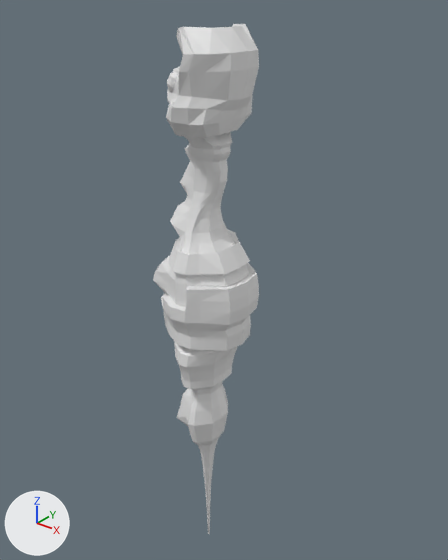
The Blender file Shifting tides/Assets/Resources/Prefabs/BlenderImport/Yi.blend, before and after one commit.
Rendered twice from a camera (50 mm lens) standing at (26.0, -30.3, 15.2) and looking at (-2.3, 5.1, -6.7). Lighting does not change. The marker at lower left points along +X, +Y and +Z.

The scene before the commit, as lines of its bpy script (objects in view):
```python
ob_bakcgem = bpy.data.objects.new('BakcGem', me_cylinder_010)
ob_bakcgem.location = (0.52, -0.01, 9.81)
ob_bakcgem.scale = (2.33, 2.33, 2.24)
ob_bellyguard = bpy.data.objects.new('BellyGuard', me_cylinder_004)
ob_bellyguard.location = (0.52, -0.01, 9.81)
ob_bellyhitbox = bpy.data.objects.new('BellyHitBox', me_cylinder_003)
ob_bellyhitbox.location = (0.52, -0.01, 9.81)
ob_body = bpy.data.objects.new('Body', me_cylinder_015)
ob_body.location = (0.52, -0.01, 9.81)
ob_collarguard = bpy.data.objects.new('CollarGuard', me_cylinder_006)
ob_collarguard.location = (0.52, -0.01, 9.81)
ob_collarhitbox = bpy.data.objects.new('CollarHitBox', me_cylinder_002)
ob_collarhitbox.location = (0.52, -0.01, 9.81)
ob_eyegem = bpy.data.objects.new('EyeGem', me_cylinder_008)
ob_eyegem.location = (0.52, -0.01, 9.81)
ob_eyegem.scale = (1.0, 1.0, 1.0)
ob_mouthguard = bpy.data.objects.new('MouthGuard', me_cylinder_016)
ob_mouthguard.location = (-2.91, -0.01, 10.06)
ob_mouthguard.scale = (2.33, 2.33, 2.83)
ob_neckgem = bpy.data.objects.new('NeckGem', me_cylinder_007)
ob_neckgem.location = (0.52, -0.01, 9.81)
```
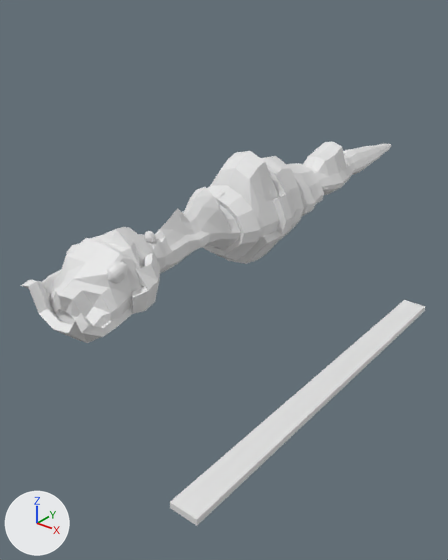
Diff of the bpy script that builds the scene:
```diff
--- a/Shifting tides/Assets/Resources/Prefabs/BlenderImport/Yi.blend.py
+++ b/Shifting tides/Assets/Resources/Prefabs/BlenderImport/Yi.blend.py
@@ me_cylinder_015 @@
-me_cylinder_015.from_pydata(...)  # 770 vertices, 758 faces; spans x -4.9..2.9, y -3.0..3.0, z -38.9..2.5
+me_cylinder_015.from_pydata(...)  # 784 vertices, 772 faces; spans x -4.9..2.9, y -3.0..3.0, z -38.9..2.5
+# me_cylinder_015 part 1
+# 6 vertices are removed from x -0.5..-0.3, y -0.1..0.3, z -38.9..-34.2
+# 38 faces are deleted
+# 3 vertices in x -0.5..-0.4, y -1.1..-0.2, z -36.2..-28.1 move by (-0.1, -0.5, 0.0)
+# 3 vertices in x -1.2..-0.6, y 0.1..0.5, z -36.2..-28.1 move by (-0.5, 0.2, 0.0)
+# 3 vertices in x -0.5, y 0.3..0.6, z -34.2..-30.4 move by (-0.1, 0.8, 0.0)
+# 94 vertices move from x -1.3..0.3, y -1.1..1.1, z -38.9..-28.1 to x -1.9..0.5, y -1.5..1.6, z -38.9..-28.1
+# 20 vertices are added at x -1.1..0.1, y -1.1..0.8, z -38.9..-32.6
+# 52 new faces join them
+# me_cylinder_015 part 2
+# 10 vertices in x -1.0..1.0, y -1.2..-0.6, z -8.3..-4.4 move by (0.0, -0.1, 0.0)
+# 9 vertices in x -1.0..1.0, y 0.6..1.2, z -8.3..-4.4 move by (0.0, 0.1, 0.0)
+# 9 vertices in x -0.7..0.5, y 0.8..1.0, z -7.8..-4.7 move by (0.0, 0.3, 0.0)
+# 9 vertices in x -0.7..0.5, y -1.0..-0.8, z -7.8..-4.7 move by (0.0, -0.3, 0.0)
+# 8 vertices in x -1.0..0.5, y 0.6..1.1, z -8.3..-4.4 move by (0.0, 0.2, 0.0)
+# 7 vertices in x -1.0..0.5, y -1.1..-0.6, z -8.3..-4.7 move by (0.0, -0.2, 0.0)
+# me_cylinder_015 part 3
+# 27 vertices move from x -0.1..2.2, y -1.6..1.6, z 1.7..2.1 to x 0.0..2.8, y -2.0..2.0, z 1.7..2.1
@@ ob_bakcgem @@
 ob_bakcgem = bpy.data.objects.new('BakcGem', me_cylinder_010)
-ob_bakcgem.location = (0.52, -0.01, 9.81)
+ob_bakcgem.location = (-0.02, -9.99, -0.12)
+ob_bakcgem.rotation_euler = (1.801, 1.651, 0.231)  # degrees (103, 95, 13)
 ob_bakcgem.scale = (2.33, 2.33, 2.24)
@@ ob_eyegem @@
 ob_eyegem = bpy.data.objects.new('EyeGem', me_cylinder_008)
-ob_eyegem.location = (0.52, -0.01, 9.81)
+ob_eyegem.location = (-0.05, -9.82, -0.52)
+ob_eyegem.rotation_euler = (1.571, 1.649, 0.0)  # degrees (90, 94, 0)
 ob_eyegem.scale = (1.0, 1.0, 1.0)
@@ ob_neckgem @@
 ob_neckgem = bpy.data.objects.new('NeckGem', me_cylinder_007)
-ob_neckgem.location = (0.52, -0.01, 9.81)
+ob_neckgem.location = (-0.05, -9.82, -0.52)
+ob_neckgem.rotation_euler = (1.571, 1.649, 0.0)  # degrees (90, 94, 0)
@@ ob_collarguard @@
 ob_collarguard = bpy.data.objects.new('CollarGuard', me_cylinder_006)
-ob_collarguard.location = (0.52, -0.01, 9.81)
+ob_collarguard.location = (-0.05, -9.82, -0.52)
+ob_collarguard.rotation_euler = (1.571, 1.649, 0.0)  # degrees (90, 94, 0)
@@ ob_bellyguard @@
 ob_bellyguard = bpy.data.objects.new('BellyGuard', me_cylinder_004)
-ob_bellyguard.location = (0.52, -0.01, 9.81)
+ob_bellyguard.location = (-0.05, -9.82, -0.52)
+ob_bellyguard.rotation_euler = (1.571, 1.649, 0.0)  # degrees (90, 94, 0)
@@ ob_bellyhitbox @@
 ob_bellyhitbox = bpy.data.objects.new('BellyHitBox', me_cylinder_003)
-ob_bellyhitbox.location = (0.52, -0.01, 9.81)
+ob_bellyhitbox.location = (-0.05, -9.82, -0.52)
+ob_bellyhitbox.rotation_euler = (1.571, 1.649, 0.0)  # degrees (90, 94, 0)
@@ ob_collarhitbox @@
 ob_collarhitbox = bpy.data.objects.new('CollarHitBox', me_cylinder_002)
-ob_collarhitbox.location = (0.52, -0.01, 9.81)
+ob_collarhitbox.location = (-0.05, -9.82, -0.52)
+ob_collarhitbox.rotation_euler = (1.571, 1.649, 0.0)  # degrees (90, 94, 0)
@@ ob_mouthguard @@
 ob_mouthguard = bpy.data.objects.new('MouthGuard', me_cylinder_016)
-ob_mouthguard.location = (-2.91, -0.01, 10.06)
+ob_mouthguard.location = (0.22, -10.07, 2.89)
+ob_mouthguard.rotation_euler = (1.571, 1.649, 0.0)  # degrees (90, 94, 0)
 ob_mouthguard.scale = (2.33, 2.33, 2.83)
@@ ob_body @@
 ob_body = bpy.data.objects.new('Body', me_cylinder_015)
-ob_body.location = (0.52, -0.01, 9.81)
+ob_body.location = (-0.05, -9.82, -0.52)
+ob_body.rotation_euler = (1.571, 1.649, 0.0)  # degrees (90, 94, 0)
@@ ob_cube @@
+ob_cube = bpy.data.objects.new('Cube', me_cube)  # a box spanning x -1.0..1.0, y -1.0..1.0, z -1.0..1.0
+ob_cube.location = (8.42, 3.66, -11.36)
+ob_cube.scale = (1.0, 15.6, 0.234)
```

What differs and where, as boxes (x1, y1, x2, y2) in the pictures (448 x 560 px; the box of a moved part takes in the faces that stretch with it):
'Body', reshaped, moved, turned
    before: (153, 66, 249, 534)
    after: (50, 142, 391, 328)
'MouthGuard', moved, turned
    before: (166, 24, 259, 138)
    after: (21, 253, 161, 343)
'Cube', added
    after: (170, 300, 425, 525)
'BellyGuard', moved, turned
    before: (161, 263, 259, 351)
    after: (225, 156, 304, 264)
'CollarGuard', moved, turned
    before: (168, 230, 250, 275)
    after: (202, 185, 261, 261)
'EyeGem', moved, turned
    before: (167, 72, 177, 93)
    after: (66, 244, 128, 283)
'NeckGem', moved, turned (not visible before)
    after: (145, 231, 155, 243)
'CollarHitBox', moved, turned
    before: (179, 234, 237, 275)
    after: (220, 204, 239, 245)
'BakcGem', moved, turned (not visible before)
    after: (215, 191, 226, 205)
'BellyHitBox', moved, turned (not visible before)
    after: (265, 198, 277, 237)
part 1 of me_cylinder_015, moved or reshaped
    before: (193, 431, 224, 534)
    after: (343, 144, 391, 179)
part 2 of me_cylinder_015, moved or reshaped
    before: (177, 145, 221, 220)
    after: (154, 207, 210, 274)
part 3 of me_cylinder_015, moved or reshaped (not visible before)
    after: (50, 281, 105, 328)
